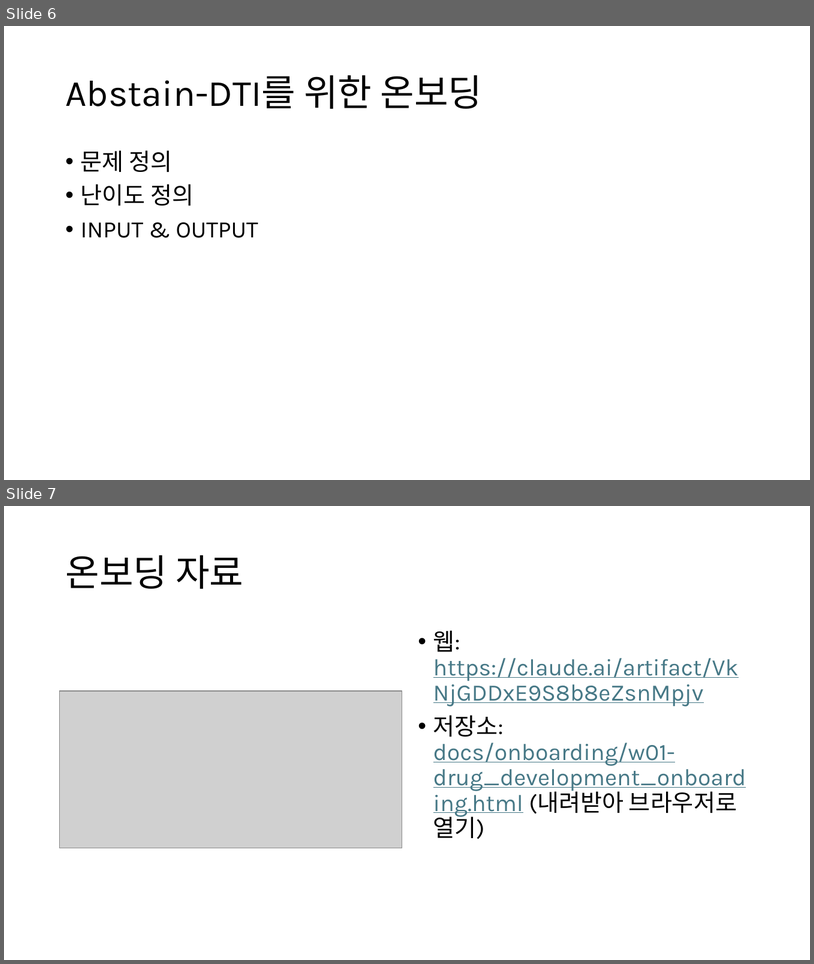
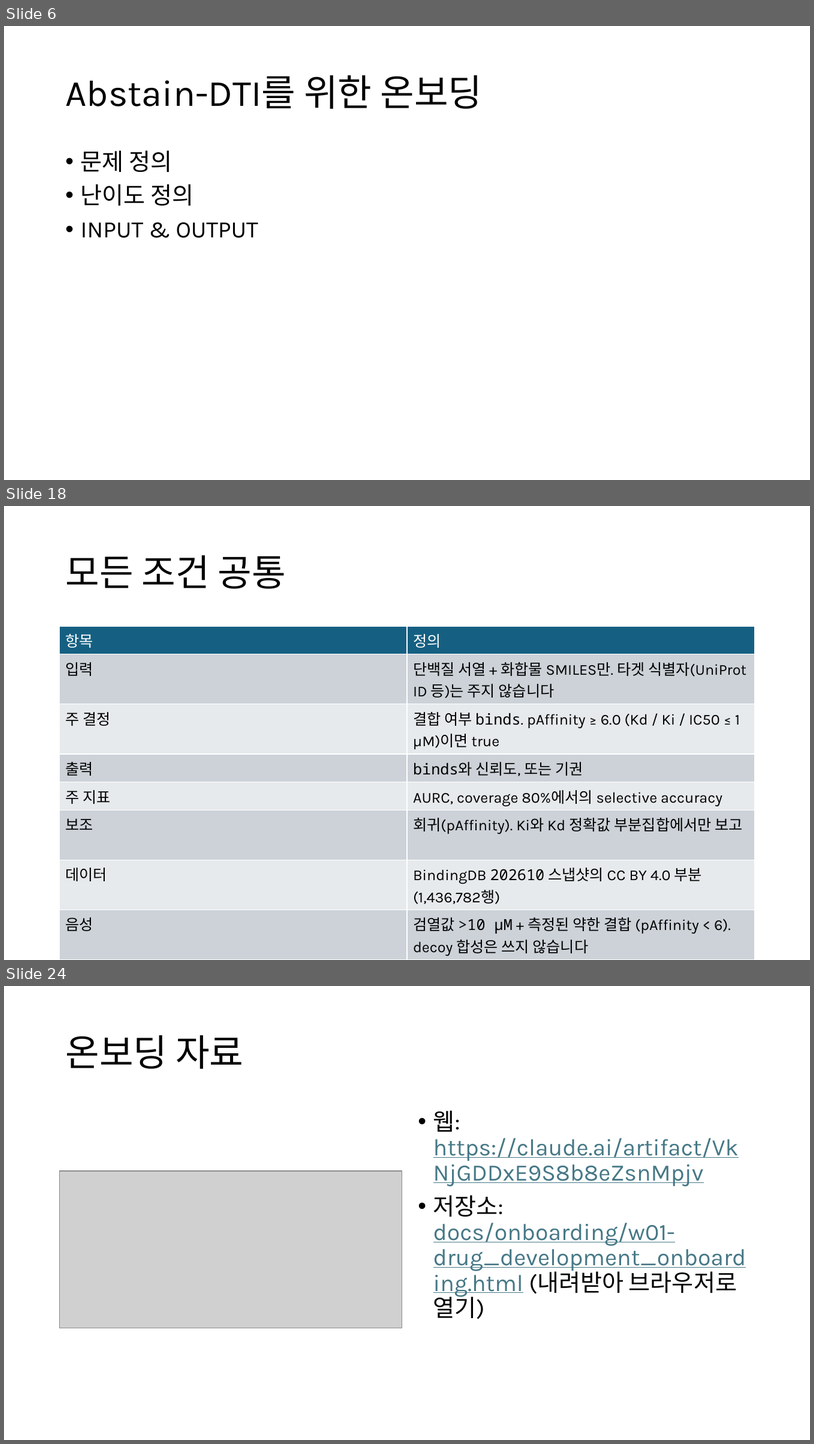
Before and after one commit to Pseudo-Lab/abstain-dti, a slide deck: docs/weekly/w01/w01.pptx. Shown one above the other, each under a label of ours: slides 6 and 7 before the commit, slides 6, 18 and 24 after it; the slides between them are not shown. The pictures are 814x964 and 814x1444 pixels, drawn with LibreOffice and Linux fonts; fonts in the diff are those of the drawing; grey boxes stand for pictures. Boxes give left, top, right and bottom in pixels: in the first picture for what was removed or moved away, otherwise in the second. Text is boxed around its words. In the diff, an @@ line names an element or a change of style, - is before the commit and + after.

```diff
--- a/docs/weekly/w01/w01.pptx
+++ b/docs/weekly/w01/w01.pptx
@@ slide 18 added at (x1=4, y1=506, x2=810, y2=960), background #FFFFFF @@
@@ title added at (x1=65, y1=555, x2=286, y2=589), 44 pt, text #000000 @@
+모든 조건 공통
@@ table added at (x1=60, y1=627, x2=755, y2=958), 8 rows, 2 columns @@
+항목 | 정의
+입력 | 단백질 서열 + 화합물 SMILES만. 타겟 식별자(UniProt ID 등)는 주지 않습니다
+주 결정 | 결합 여부 binds. pAffinity ≥ 6.0 (Kd / Ki / IC50 ≤ 1 µM)이면 true
+출력 | binds와 신뢰도, 또는 기권
+주 지표 | AURC, coverage 80%에서의 selective accuracy
+보조 | 회귀(pAffinity). Ki와 Kd 정확값 부분집합에서만 보고
+데이터 | BindingDB 202610 스냅샷의 CC BY 4.0 부분 (1,436,782행)
+음성 | 검열값 >10 µM + 측정된 약한 결합 (pAffinity < 6). decoy 합성은 쓰지 않습니다
@@ what was slide 7 is now slide 24 @@
```
Also in this commit, not shown: 16 other slides added, 6 other files.
